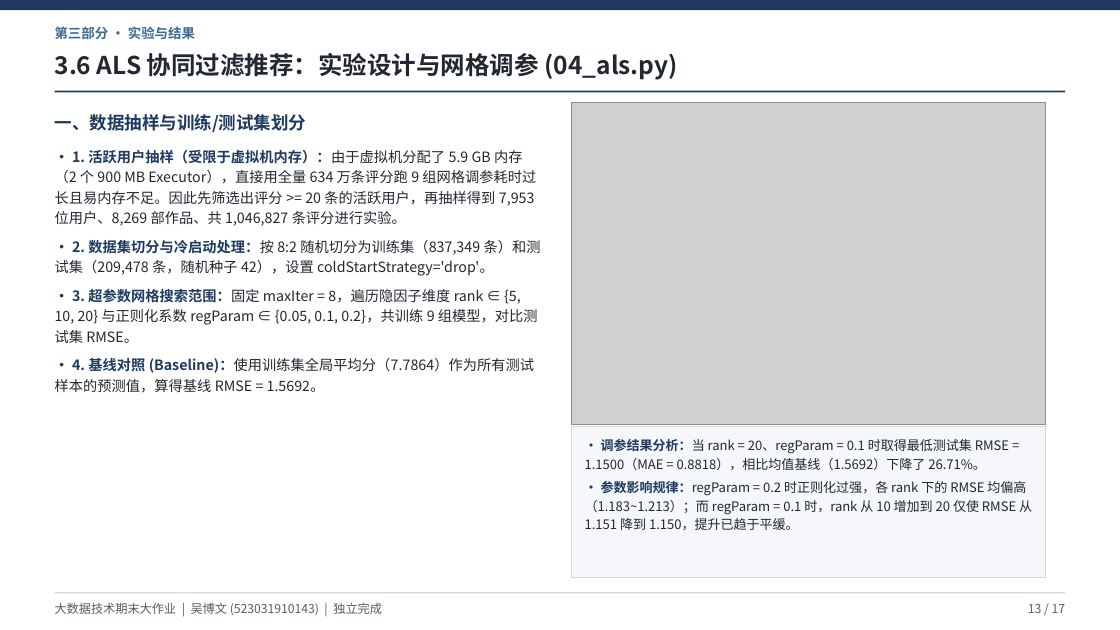
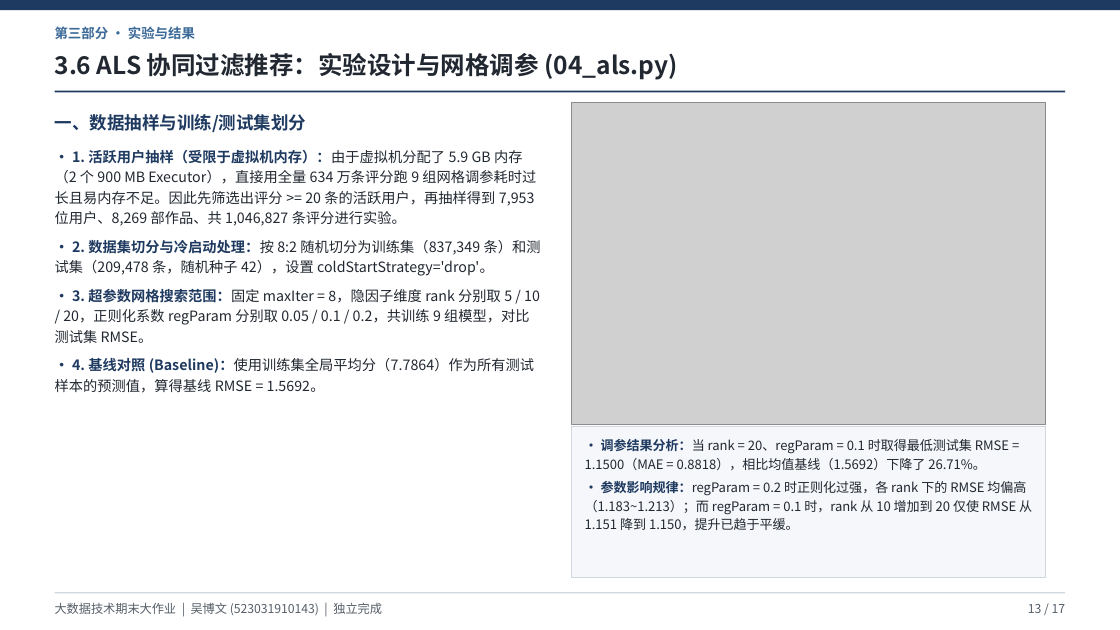
Before and after one commit to wbw2005/BigData, a slide deck: slide 13 of 动漫评分分析与推荐系统_吴博文.pptx. Drawn at 1120x630 pixels with LibreOffice and Linux fonts; fonts in the diff are those of the drawing; grey boxes stand for pictures. Boxes give left, top, right and bottom in pixels: in the first picture for what was removed or moved away, otherwise in the second. Text is boxed around its words. In the diff, an @@ line names an element or a change of style, - is before the commit and + after.

```diff
--- a/动漫评分分析与推荐系统_吴博文.pptx
+++ b/动漫评分分析与推荐系统_吴博文.pptx
@@ text at (55, 289, 540, 343): text changed @@
-• 3. 超参数网格搜索范围：固定 maxIter = 8，遍历隐因子维度 rank ∈ {5, 10, 20} 与正则化系数 regParam ∈ {0.05, 0.1, 0.2}，共训练 9 组模型，对比测试集 RMSE。
+• 3. 超参数网格搜索范围：固定 maxIter = 8，隐因子维度 rank 分别取 5 / 10 / 20，正则化系数 regParam 分别取 0.05 / 0.1 / 0.2，共训练 9 组模型，对比测试集 RMSE。
```
Also in this commit, not shown: 1 other slide changed, 2 other files.
